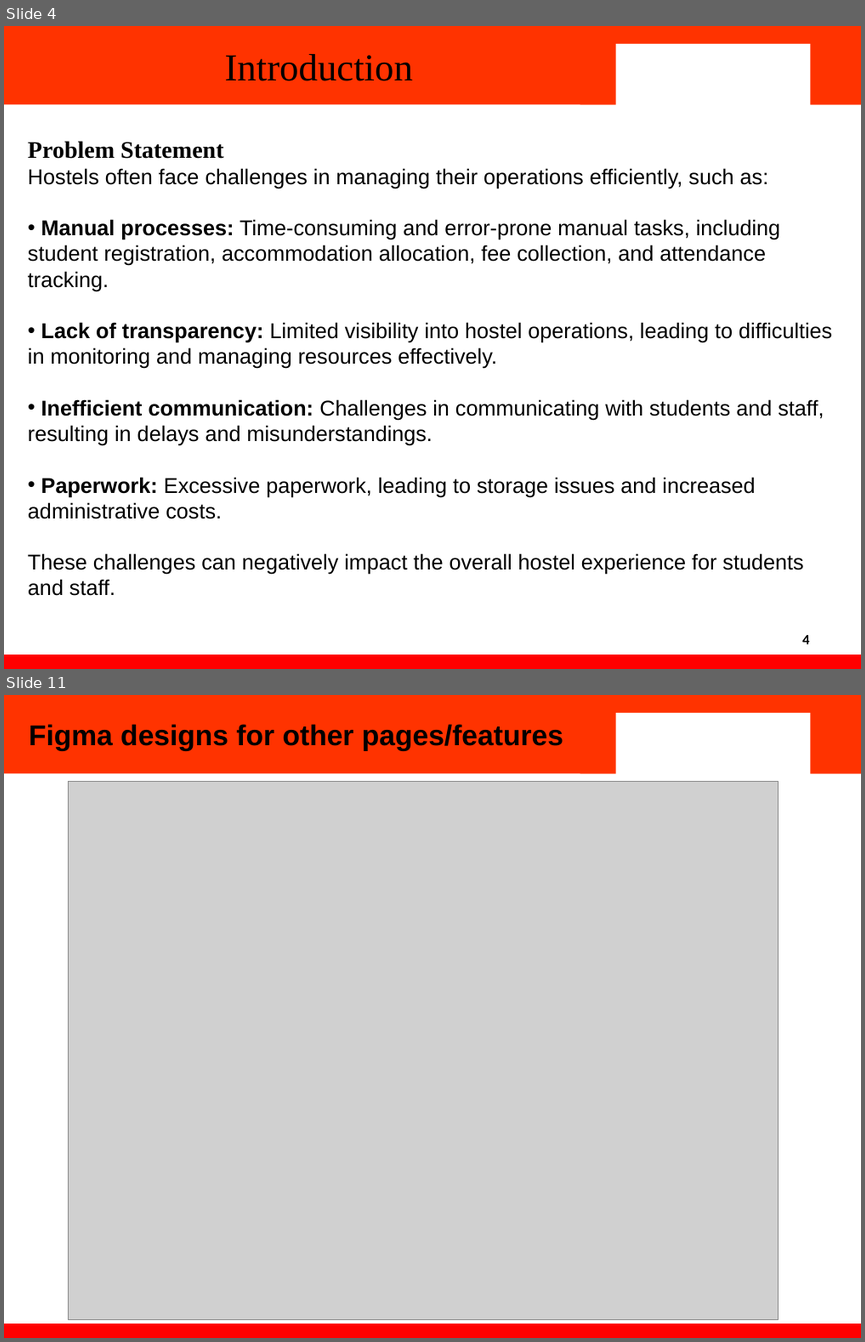
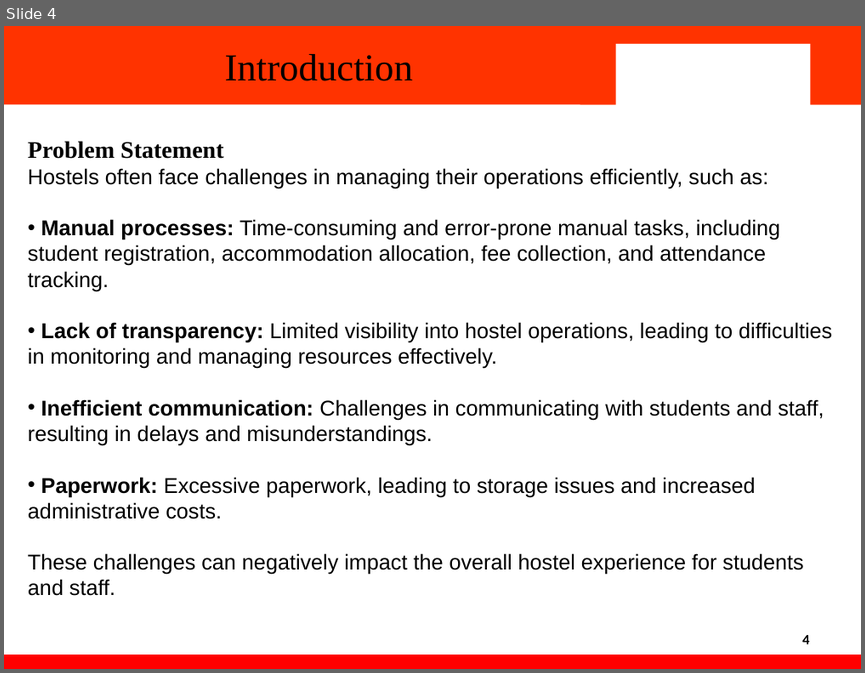
Before and after one commit to akhil-k-se/CampusMate, a slide deck: documents/Hostel Sync PPT.pptx. Shown one above the other, each under a label of ours: slides 4 and 11 before the commit, slide 4 after it; the slides between them are not shown. The pictures are 865x1342 and 865x673 pixels, drawn with LibreOffice and Linux fonts; fonts in the diff are those of the drawing; grey boxes stand for pictures; background and template pictures are left out. Boxes give left, top, right and bottom in pixels: in the first picture for what was removed or moved away, otherwise in the second. Text is boxed around its words. In the diff, an @@ line names an element or a change of style, - is before the commit and + after.

```diff
--- a/documents/Hostel Sync PPT.pptx
+++ b/documents/Hostel Sync PPT.pptx
@@ slide 11 removed at (4,695,861,1338), background #FFFFFF; not listed: 4 template elements that a slide beside it also shows @@
@@ text removed at (29,724,563,751) @@
-Figma designs for other pages/features
@@ picture removed at (69,782,778,1321) @@
```
Also in this commit, not shown: 2 slides changed, 10 other slides removed, 18 other files.
